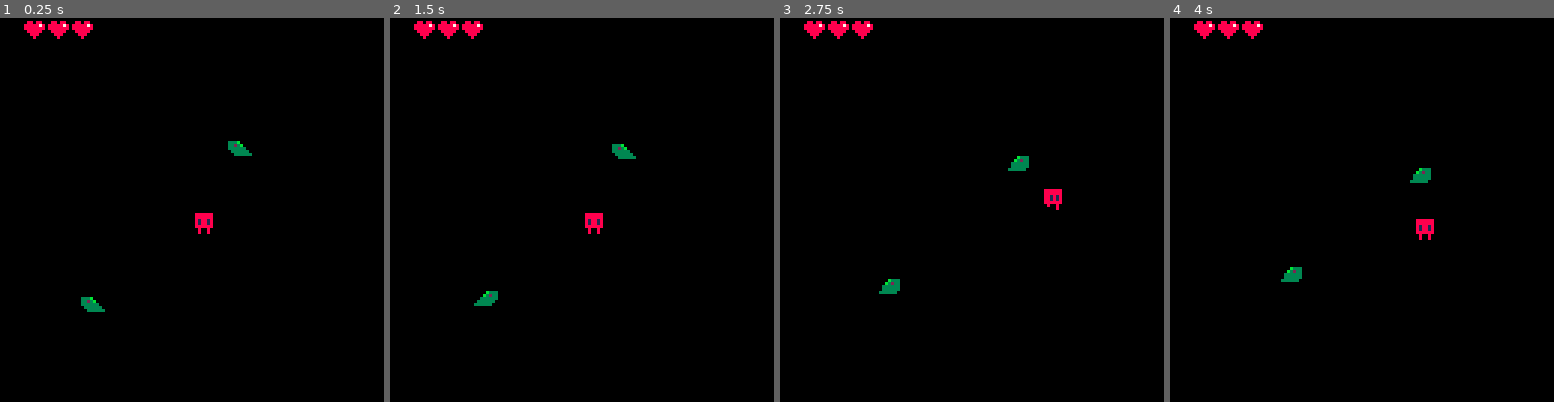
Above: before the commit, frames 1-4 (left to right).
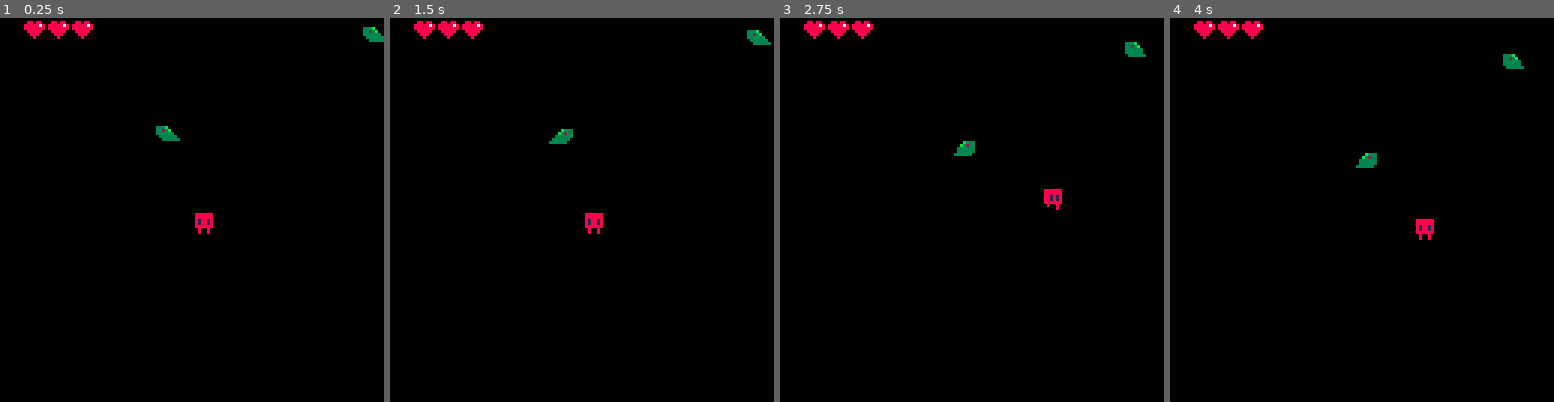
Above: after the commit, the same moments.

Repository: yuxiaomao/pico8-actop
Game: PICO-8 cartridge actop.p8
Two runs of this game, one before a commit and one after it. Both use one fixed random seed, a clock stepped at 60 frames per second and the inputs below.
Inputs:
- Up to frame 1 (0.25 s): no input
- Up to frame 2 (1.5 s): tap X (X key) at 0.33, 1.07 s; tap O (Z key) at 0.7 s
- Up to frame 3 (2.75 s): hold Right 1.6-2.1 s; tap O (Z key) at 1.7, 2.1, 2.5 s; tap X (X key) at 1.85 s; hold Up 2.15-2.42 s; hold Right from 2.47 s (still down)
- Up to frame 4 (4 s): tap O (Z key) at 2.9, 3.3, 3.7 s; tap X (X key) at 2.97 s; release Right at 3.03 s; hold Left 3.08-3.58 s; hold Down 3.63-3.97 s

The runs differ from the first frame. In frame 1, 0.7% of the frame differs, in the area x 21-100%, y 2-77%; in frame 2, 0.7%, in the area x 21-100%, y 3-75%; in frame 3, 0.7%; in frame 4, 0.7%.

Commit message:
Misc: add attack cooldown, add enemy spawn rules, add player atk/hit sfx, add player invuln display, fix invuln spelling

Diff:
--- a/actop.p8
+++ b/actop.p8
@@ -2,6 +2,10 @@
 version 38
 __lua__
 -- actop
+
+-- sfx:
+--   0: attack
+--   1: player hit by enemy
 
 -- global variables
 g_frames=0
@@ -41,18 +45,20 @@
     this.face=3
     this.frame=0
     this.hitbox={x=1,y=1,w=6,h=6} -- const
-    this.unvulnframe=0
+    this.invulnframe=0
     -- melee attack
     this.atk={}
     this.atk.x=0
     this.atk.y=0
     this.atk.face=0
     this.atk.frame=0
+    this.atk.cooldown=0
     this.atk.hitbox={x=0,y=0,w=8,h=8} -- const
     this.atk.pow=1
   end,
   update=function(this)
-    if (this.unvulnframe > 0) this.unvulnframe-=1
+    if (this.invulnframe > 0) this.invulnframe-=1
+    if (this.atk.cooldown > 0) this.atk.cooldown-=1
     -- input
     this.dx=0
     this.dy=0
@@ -76,8 +82,10 @@
     this.x+=this.dx
     this.y+=this.dy
     -- attack
-    if (btnp(k_atk) and (this.atk.frame == 0)) then
+    if (btn(k_atk) and (this.atk.cooldown == 0)) then
+      sfx(0)
       this.atk.frame=3
+      this.atk.cooldown=10
       this.atk.face=this.face
       local atkpos=face2pos(this.atk.face)
       this.atk.x=this.x+atkpos.x*8
@@ -89,12 +97,14 @@
   end,
   draw=function(this)
     -- draw player body
+    if (this.invulnframe > 0) pal(8,9)
     if ((this.dx == 0) and (this.dy == 0)) then -- stop
       spr(1,this.x,this.y)
     else -- move
       spr(2+this.frame,this.x,this.y)
       if ((g_frames%5) == 0) this.frame=(this.frame+1)%2
     end
+    pal()
     -- draw player eye
     spr(this.face+12,this.x,this.y)
     -- draw atk
@@ -115,10 +125,11 @@
     end
   end,
   hit=function(this,other)
-    if (this.unvulnframe == 0) then
+    if (this.invulnframe == 0) then
       if (collidebox(this,other)) then
+        sfx(1)
         this.hp-=other.pow
-        this.unvulnframe=30
+        this.invulnframe=30
         if (this.hp <= 0) player.kill(this)
       end
     end
@@ -138,11 +149,11 @@
     this.flipx=false
     this.frame=0
     this.hitbox={x=0,y=3,w=7,h=5} -- const
-    this.unvulnframe=0
+    this.invulnframe=0
     this.pow=1
   end,
   update=function(this)
-    if (this.unvulnframe > 0) this.unvulnframe-=1
+    if (this.invulnframe > 0) this.invulnframe-=1
     -- update speed and face
     if ((g_frames%30) == 0) then
       this.dx=cmp(g_player.x,this.x)*0.1
@@ -160,10 +171,10 @@
     if ((g_frames%5) == 0) this.frame=(this.frame+1)%2
   end,
   hit=function(this,other)
-    if (this.unvulnframe == 0) then
+    if (this.invulnframe == 0) then
       if (collidebox(this,other)) then
         this.hp-=other.pow
-        this.unvulnframe=3
+        this.invulnframe=3
         if (this.hp <= 0) enemy_manager.kill(this)
       end
     end
@@ -182,8 +193,15 @@
     foreach(g_enemies,enemy.update)
     -- spawn if not enough enemy
     if (enemy_manager.count() < 2) then
-      -- todo spawn only away from player
-      enemy_manager.spawn(flr(rnd(128)),flr(rnd(128)))
+      -- spawn only away from player
+      local x=0
+      local y=0
+      repeat
+        x=flr(rnd(128))
+        y=flr(rnd(128))
+      until ((abs(x-g_player.x)>20)
+             or (abs(y-g_player.y)>20))
+      enemy_manager.spawn(x,y)
     end
   end,
   draw=function()
Not shown, changed: the sound effects (__sfx__) section of actop.p8
